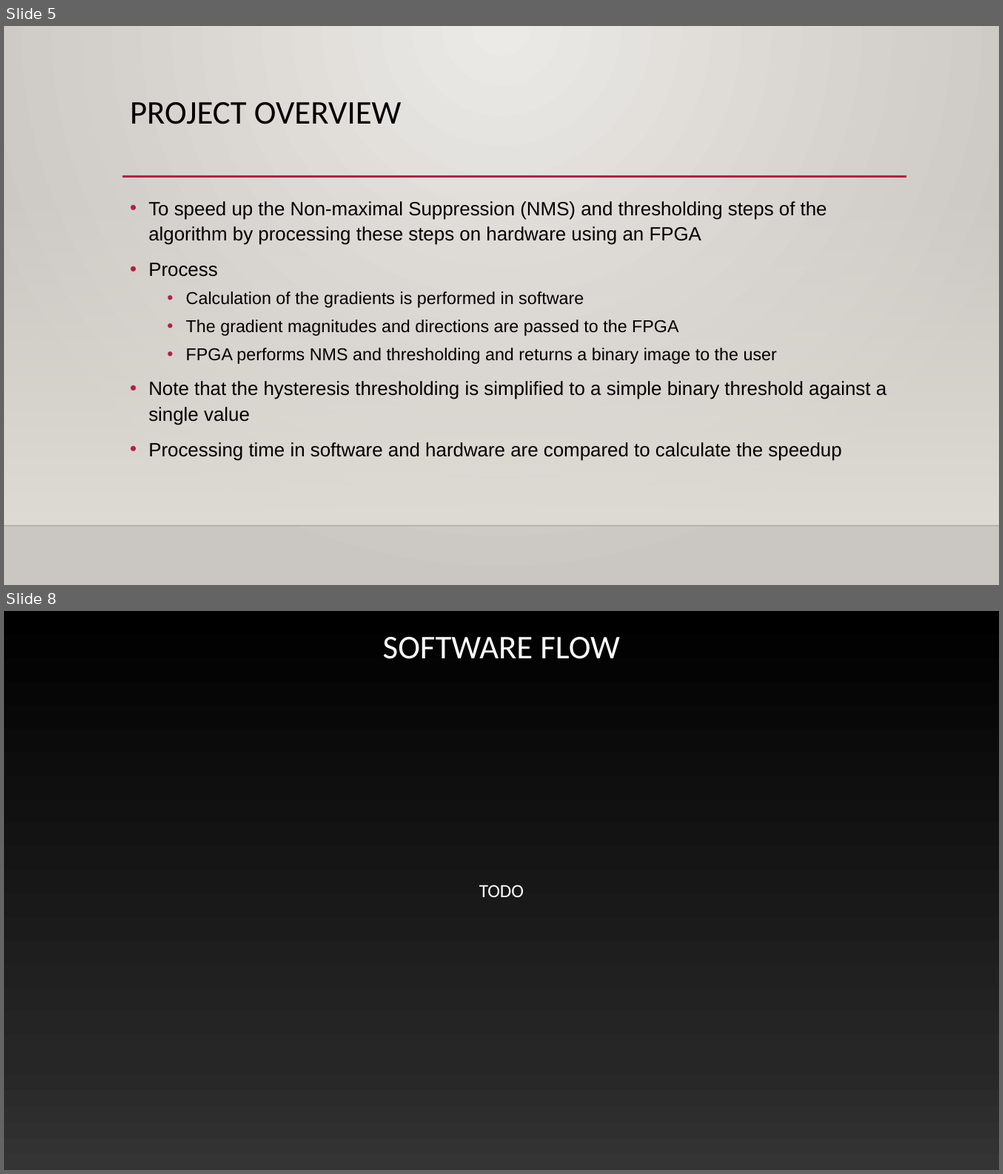
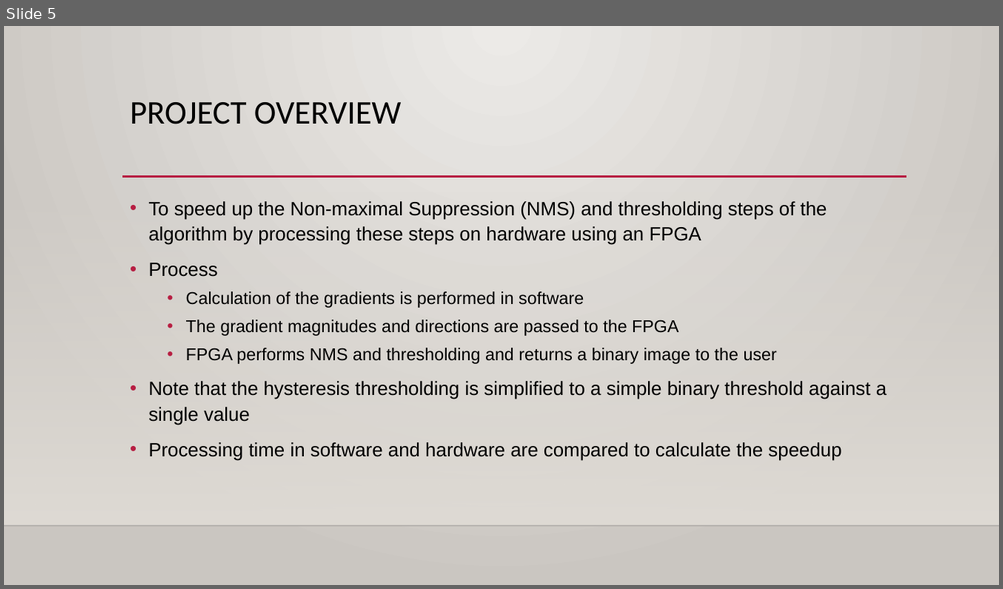
Before and after one commit to Maximus32/Reconfig-Canny, a slide deck: Deliverables/Canny edge detection – fpga speedup.pptx. Shown one above the other, each under a label of ours: slides 5 and 8 before the commit, slide 5 after it; the slides between them are not shown. The pictures are 1003x1174 and 1003x589 pixels, drawn with LibreOffice and Linux fonts; fonts in the diff are those of the drawing; background and template pictures are left out. Boxes give left, top, right and bottom in pixels: in the first picture for what was removed or moved away, otherwise in the second. Text is boxed around its words. In the diff, an @@ line names an element or a change of style, - is before the commit and + after.

```diff
--- a/Deliverables/Canny edge detection – fpga speedup.pptx
+++ b/Deliverables/Canny edge detection – fpga speedup.pptx
@@ slide 8 removed at (4,611,999,1170), background gradient #000000 to #262626 to #343434 @@
@@ title removed at (383,637,620,659) @@
-SOFTWARE FLOW
@@ text removed at (479,885,523,897) @@
-TODO
```
Also in this commit, not shown: 6 slides changed, 5 slides added, 5 other slides removed.
